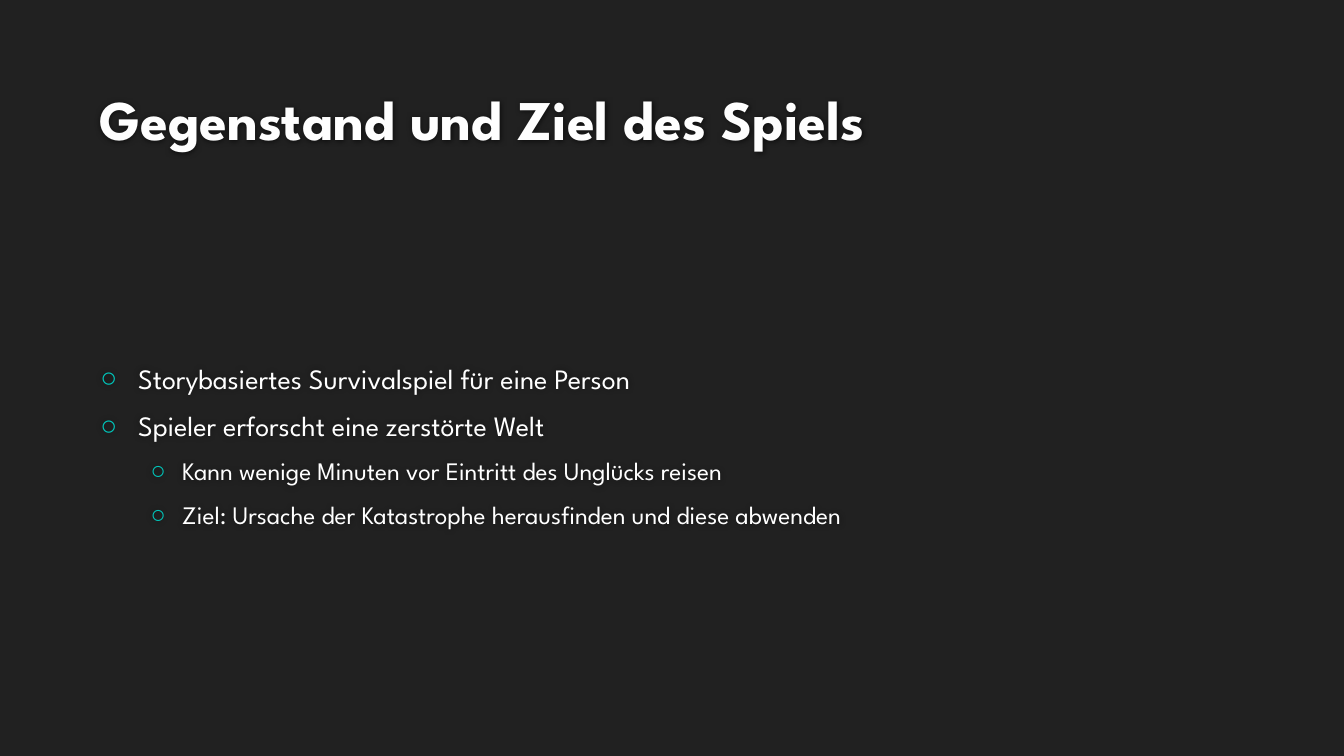
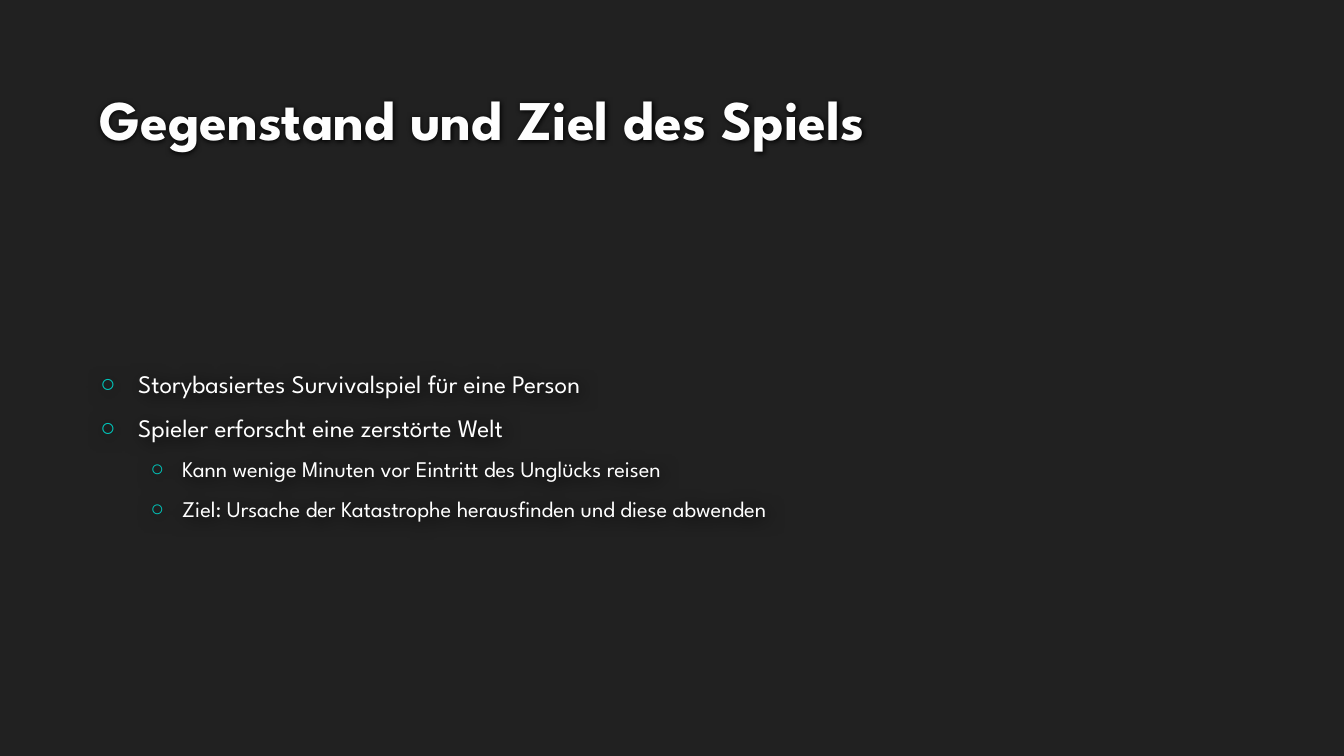
Before and after one commit to EmKaCe/DoctorWhy, a slide deck: slide 11 of Information/Präsentation.pptx. Drawn at 1344x756 pixels with LibreOffice and Linux fonts; fonts in the diff are those of the drawing; background and template pictures are left out. Boxes give left, top, right and bottom in pixels: in the first picture for what was removed or moved away, otherwise in the second. Text is boxed around its words. In the diff, an @@ line names an element or a change of style, - is before the commit and + after.

```diff
--- a/Information/Präsentation.pptx
+++ b/Information/Präsentation.pptx
@@ text "Storybasiertes Survivalspiel für eine Person" at [138,375,766,522]: size 20 to 18 pt in "Storybasiertes Survivalspiel für eine Person", "Spieler erforscht eine zerstörte Welt"; size 18 to 16 pt in "Kann wenige Minuten vor Eintritt des Unglücks ...", "Ziel: Ursache der Katastrophe herausfinden und diese ..." @@
```
Also in this commit, not shown: 1 other slide changed.
